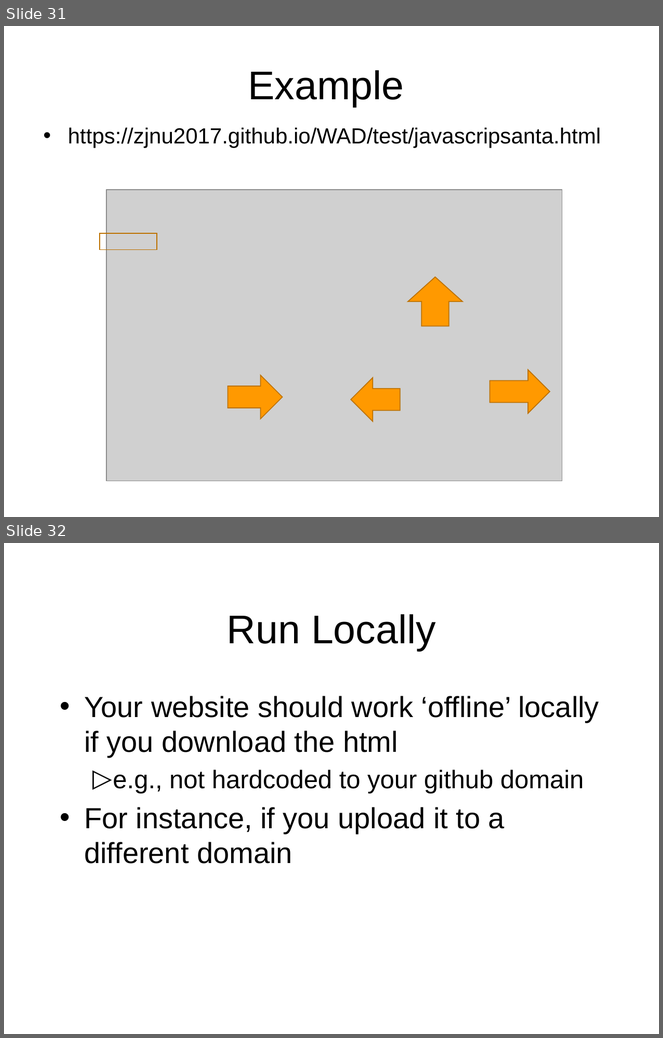
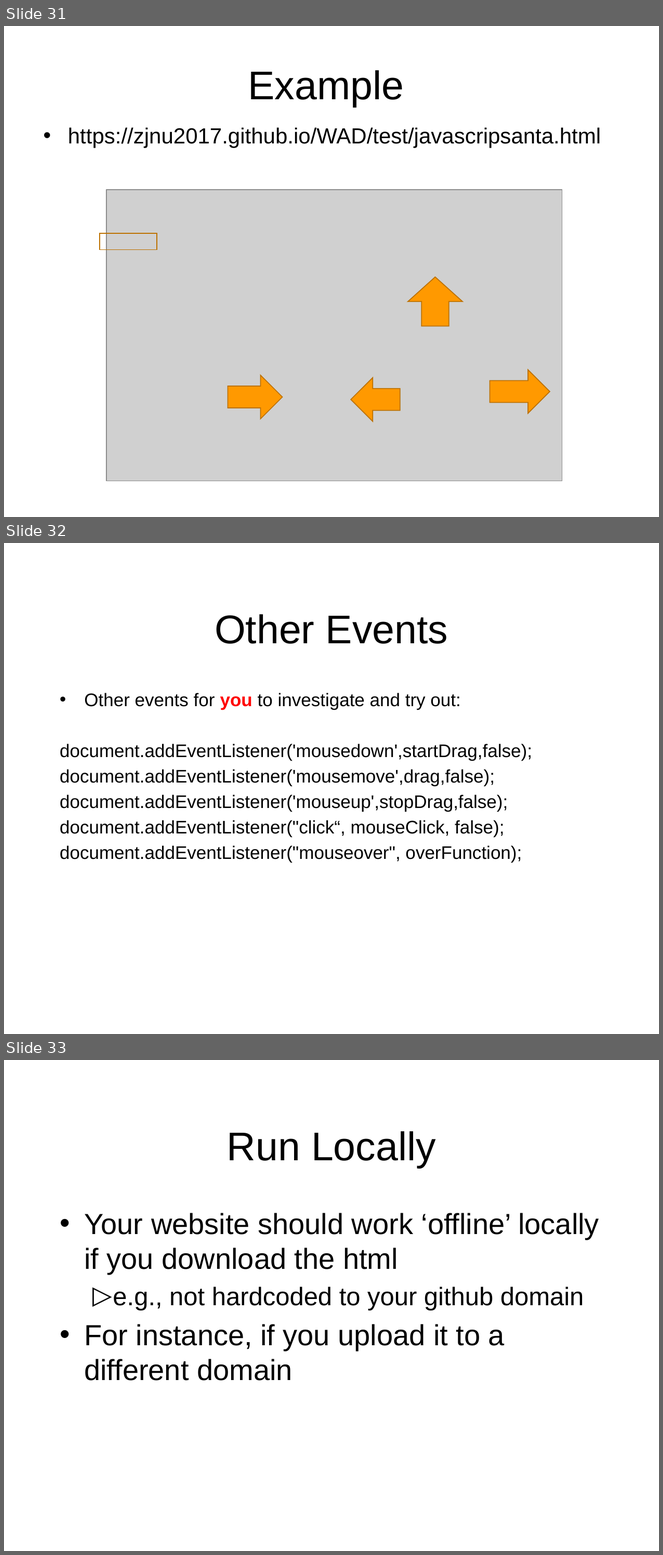
Before and after one commit to octaviordz/zjnu2017.github.io, a slide deck: WAD/lectures/120--Javascript.Events.pptx. Shown one above the other, each under a label of ours: slides 31 and 32 before the commit, slides 31, 32 and 33 after it. The pictures are 663x1038 and 663x1555 pixels, drawn with LibreOffice and Linux fonts; fonts in the diff are those of the drawing; grey boxes stand for pictures. Boxes give left, top, right and bottom in pixels: in the first picture for what was removed or moved away, otherwise in the second. Text is boxed around its words. In the diff, an @@ line names an element or a change of style, - is before the commit and + after.

Commit message:
Other mouse events.

```diff
--- a/WAD/lectures/120--Javascript.Events.pptx
+++ b/WAD/lectures/120--Javascript.Events.pptx
@@ slide 32 added at bbox=[4, 543, 659, 1034], background #FFFFFF @@
@@ title added at bbox=[215, 614, 448, 644], 44 pt, text #000000 @@
+Other Events
@@ text added at bbox=[60, 693, 532, 863], 20 pt, text #000000 @@
+• Other events for you to investigate and try out:
+document.addEventListener('mousedown',startDrag,false);
+document.addEventListener('mousemove',drag,false);
+document.addEventListener('mouseup',stopDrag,false);
+document.addEventListener("click“, mouseClick, false);
+document.addEventListener("mouseover", overFunction);
@@ what was slide 32 is now slide 33 @@
```
Also in this commit, not shown: 1 other file.
